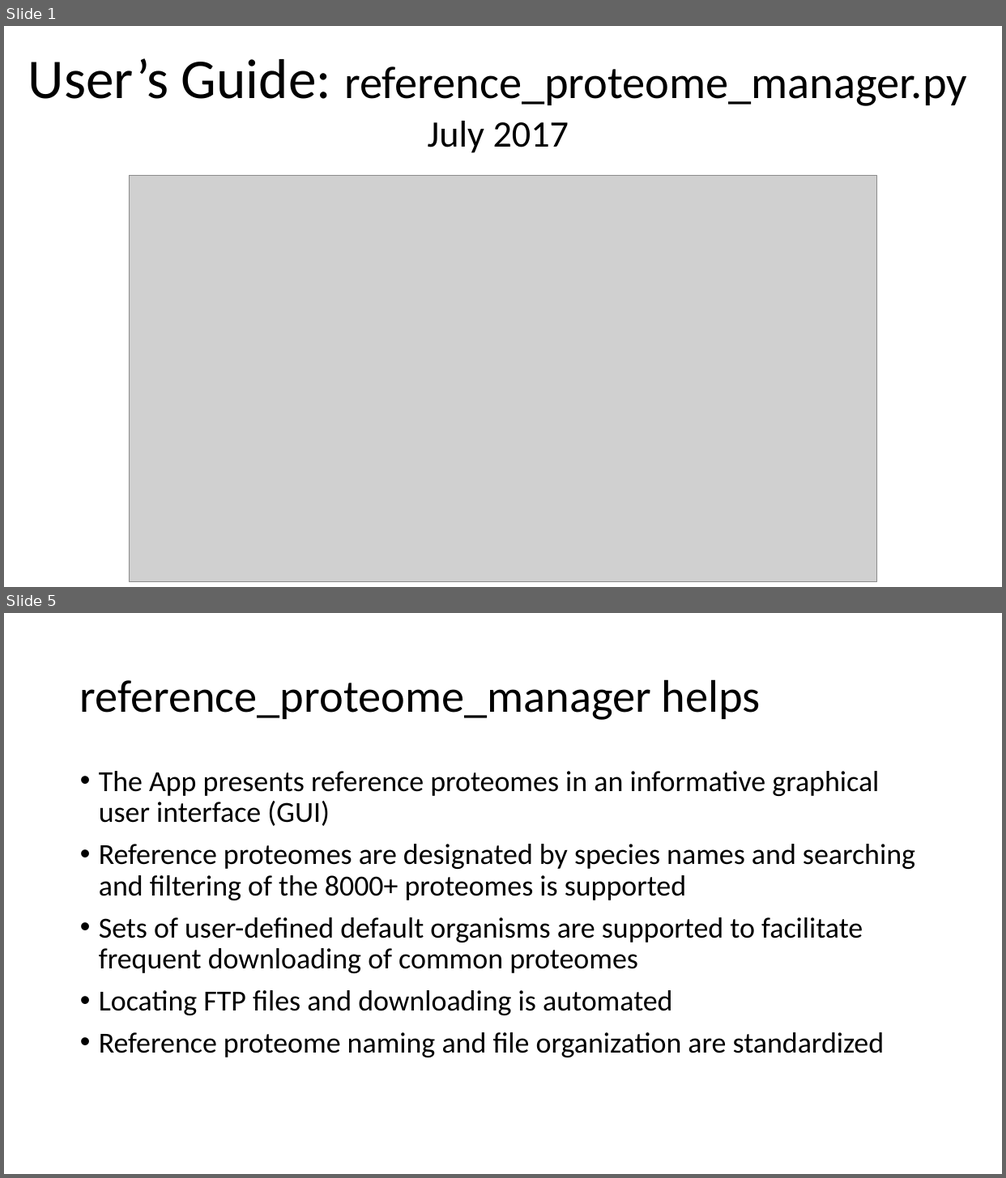
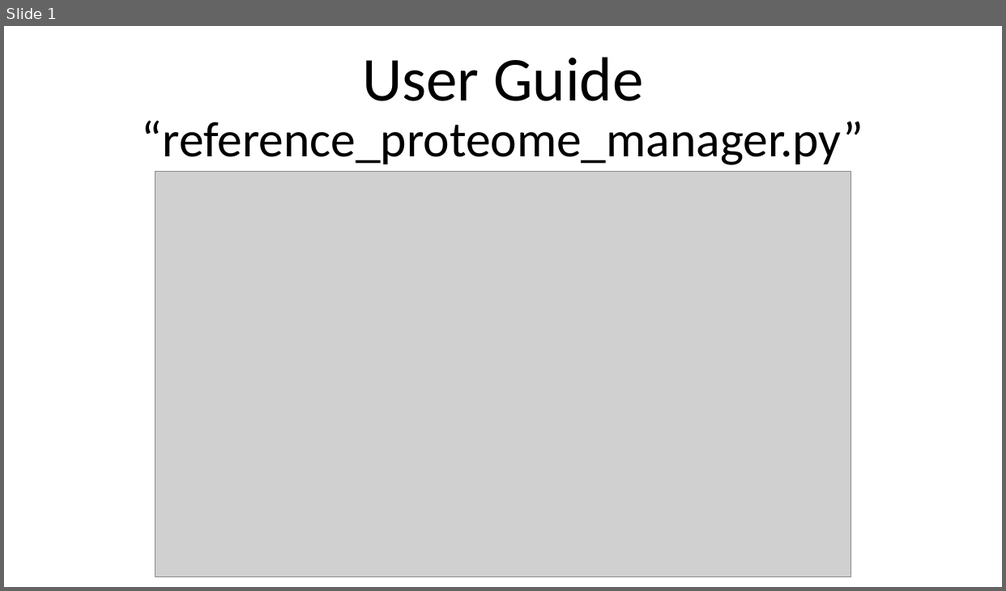
Before and after one commit to lily-liang12/Reference_Proteome_Manager, a slide deck: Reference_Proteome_Manager_UniProt/User_Guide_UniProt.pptx. Shown one above the other, each under a label of ours: slides 1 and 5 before the commit, slide 1 after it; the slides between them are not shown. The pictures are 1006x1178 and 1006x591 pixels, drawn with LibreOffice and Linux fonts; fonts in the diff are those of the drawing; grey boxes stand for pictures. Boxes give left, top, right and bottom in pixels: in the first picture for what was removed or moved away, otherwise in the second. Text is boxed around its words. In the diff, an @@ line names an element or a change of style, - is before the commit and + after.

```diff
--- a/Reference_Proteome_Manager_UniProt/User_Guide_UniProt.pptx
+++ b/Reference_Proteome_Manager_UniProt/User_Guide_UniProt.pptx
@@ slide 5 removed at [4,613,1002,1174], background #FFFFFF @@
@@ text removed at [80,679,761,720] @@
-reference_proteome_manager helps
@@ text removed at [99,771,915,1058] @@
-• The App presents reference proteomes in an informative graphical user interface (GUI)
-• Reference proteomes are designated by species names and searching and filtering of the 8000+ proteomes is supported
-• Sets of user-defined default organisms are supported to facilitate frequent downloading of common proteomes
-• Locating FTP files and downloading is automated
-• Reference proteome naming and file organization are standardized
@@ slide 1 changed as well @@
@@ title at [142,57,864,165]: text changed; size 44 to 48 pt @@
-User’s Guide: reference_proteome_manager.py
-July 2017
+User Guide
+“reference_proteome_manager.py”
@@ picture: place and size @@
-picture at [130,176,878,582]
+picture at [155,172,851,578]
```
Also in this commit, not shown: 6 other slides changed, 1 slide added, 5 other slides removed.
